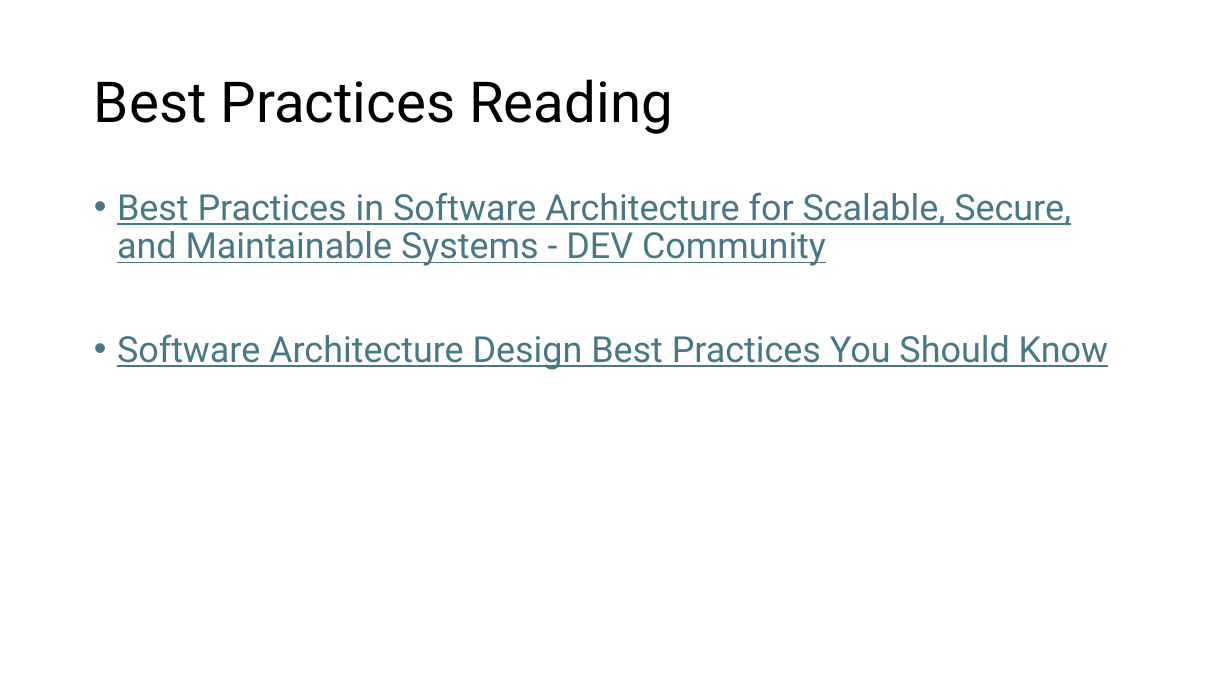
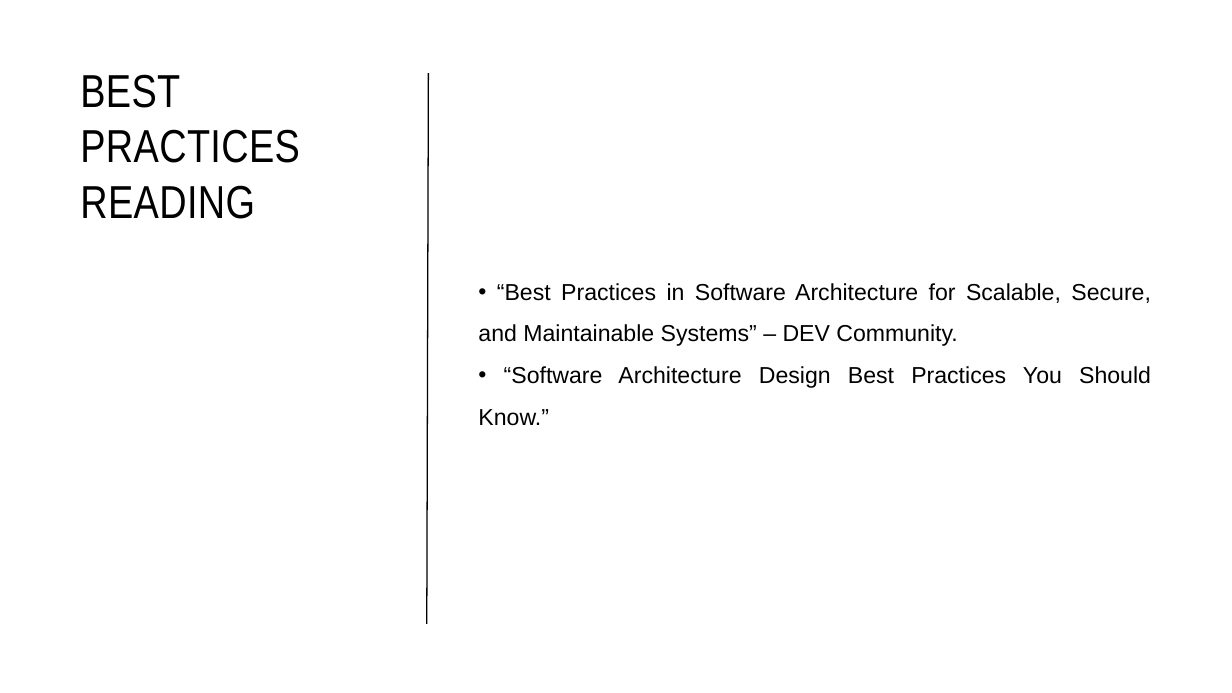
Before and after one commit to JonathanSolisP/design-course, a slide deck: slide 19 of Semana 6/Software Architecture.pptx (slide 13 before the commit). Drawn at 1232x693 pixels with LibreOffice and Linux fonts; fonts in the diff are those of the drawing. Boxes give left, top, right and bottom in pixels: in the first picture for what was removed or moved away, otherwise in the second. Text is boxed around its words. In the diff, an @@ line names an element or a change of style, - is before the commit and + after.

```diff
--- a/Semana 6/Software Architecture.pptx
+++ b/Semana 6/Software Architecture.pptx
@@ title "BEST PRACTICES READING" at (80,74,300,219): vertical alignment middle to top @@
@@ title at (80,74,300,219): text changed; size 44 to 36 pt; font Roboto to Arial Narrow @@
-Best Practices Reading
+BEST PRACTICES READING
@@ line added from (427, 624) to (429, 73), #000000 1 pt @@
@@ text "“Best Practices in Software Architecture ..." at (478,283,1151,426): vertical alignment top to middle @@
@@ text at (478,283,1151,426): text changed; size 28 to 18 pt; font Roboto to Arial; text colour #467886 to #000000 @@
-• Best Practices in Software Architecture for Scalable, Secure, and Maintainable Systems - DEV Community
-• Software Architecture Design Best Practices You Should Know
+• “Best Practices in Software Architecture for Scalable, Secure, and Maintainable Systems” – DEV Community.
+• “Software Architecture Design Best Practices You Should Know.”
```
Also in this commit, not shown: 12 other slides changed, 7 slides added, 38 other files.
